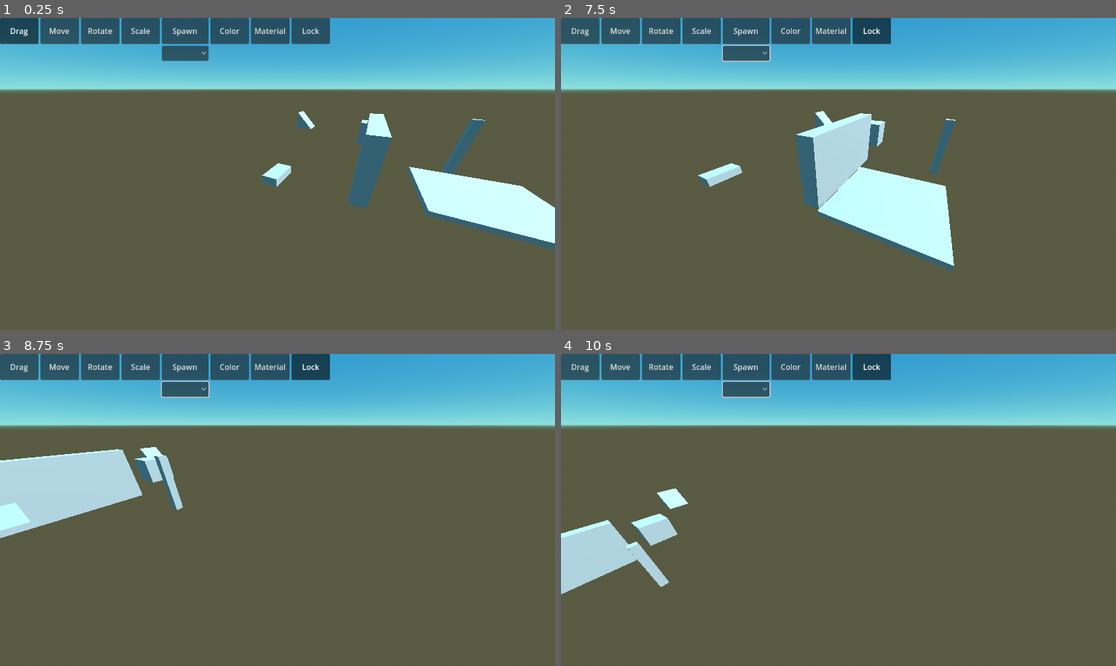
Above: before the commit, frames 1-4 (two rows, left to right).
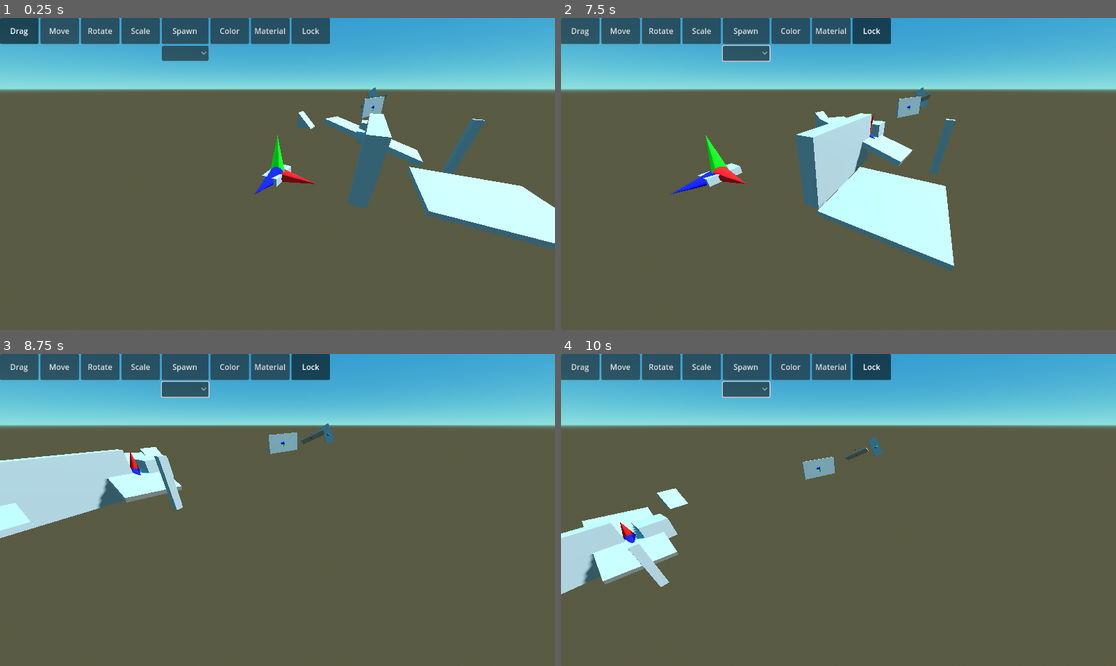
Above: after the commit, the same moments.

Repository: TrainzMarcel/Tartarus-Modelling-Tool
Game: Godot game, scene res://editor/main.tscn
Same seed, same stepped clock (60 frames per second), same inputs: the game is played once before the commit and once after it.
Inputs (mouse positions are in pixels of both pictures, inside the frame that each line leads up to):
- Up to frame 1 (0.25 s): no input
- Up to frame 2 (7.5 s): click "Drag" at 0.5 s; click "Move" at 1.25 s; click "Rotate" at 2 s; click "Scale" at 2.75 s; click "Spawn" at 3.5 s; click "Color" at 4.25 s; click "Material" at 5 s; click "Lock" at 5.75 s; click (744, 52) at 6.5 s; tap Enter at 7.25 s; move the mouse to (960, 158) at 7.27 s; hold D from 7.28 s (still down); hold Shift from 7.28 s (still down); click (960, 158) at 7.42 s
- Up to frame 3 (8.75 s): release D at 8 s; release Shift at 8 s; drag from (166, 525) to (249, 572) at 8.02 s
- Up to frame 4 (10 s): tap Space at 8.75 s; move the mouse to (894, 441) at 8.77 s; hold D 8.78-9.5 s; hold E 8.78-9.5 s; click (894, 441) at 8.92 s; tap Shift at 9.05 s; drag from (810, 572) to (672, 463) at 9.52 s

The runs differ from the first frame. In frame 1, 1.2% of the frame differs, in the area x 45-77%, y 22-57%; in frame 2, 1.4%; in frame 3, 1.6%; in frame 4, 2.3%, in the area x 3-58%, y 26-74%.

Commit message:
added rotational snapping, debug vector, updated progress doc

Diff:
--- /dev/null
+++ b/editor/debug_and_unit_tests/debug_vector_3d.gd
@@ -0,0 +1,52 @@
+@tool
+extends MeshInstance3D
+class_name DebugVector3D
+
+@export var color : Color = Color(1.0, 1.0, 1.0) :
+	set(value):
+		color = value
+		mesh.surface_get_material(0).albedo_color = value
+
+@export var origin_position : Vector3 = Vector3.ZERO:
+	set(value):
+		if !is_inside_tree():
+			return
+		origin_position = value
+		global_position = origin_position + input_vector * 0.5
+
+@export var input_vector : Vector3 = Vector3.FORWARD :
+	set(value):
+		if !is_inside_tree():
+			return
+
+		input_vector = value
+		global_position = origin_position + input_vector * 0.5
+		scale = Vector3.ONE
+		scale.y = input_vector.length()
+	#first rotate y to face input vector
+		var y_rotation : float = atan2(-input_vector.x, -input_vector.z)
+	#then x to rotate up or down toward input vector
+		var rotation_vector : Vector3 = input_vector
+		rotation_vector.y = 0
+	#i am doing the same thing above as with atan, except
+	#im providing up and forward vectors that are rotated by the y axis
+		var x_rotation : float
+		x_rotation = -atan2(rotation_vector.normalized().dot(input_vector.normalized()), Vector3.UP.dot(input_vector.normalized()))
+		rotation.x = x_rotation
+		rotation.y = y_rotation
+	#if i dont set this it flips to 180 and back every execution
+		rotation.z = 0
+
+
+func _init():
+	var cyl : CylinderMesh = CylinderMesh.new()
+	cyl.top_radius = 0
+	cyl.height = 1
+	cyl.radial_segments = 16
+	cyl.rings = 1
+	cyl.cap_top = false
+	cyl.bottom_radius = 0.2
+	var mat : StandardMaterial3D = StandardMaterial3D.new()
+	mat.transparency = mat.TRANSPARENCY_ALPHA
+	cyl.material = mat
+	mesh = cyl
--- a/editor/main.gd
+++ b/editor/main.gd
@@ -33,6 +33,7 @@
 	lock
 }
 
+#will probably remove this
 enum DragState {
 	unselected_part_clicked_shift_unheld,
 	selected_part_clicked_shift_unheld,
@@ -47,6 +48,8 @@
 var ray_result : Dictionary
 
 var dragged_part : Part
+var initial_rotation : Transform3D
+
 var mouse_button_held : bool = false
 var selected_parts : Array[Part] = []
 var drag_offset : Array[Vector3] = []
@@ -100,12 +103,19 @@
 		part_hover_selection_box(hovered_part)
 
 
-#set dragged_part
+#set dragged_part, recalculate all drag_offset vectors on new click
 	if event is InputEventMouseButton:
 		if event.button_index == MOUSE_BUTTON_LEFT:
 			if event.pressed:
 				if safety_check(hovered_part):
 					dragged_part = hovered_part
+					var initial_rotation = hovered_part.transform
+					var i : int = 0
+					drag_offset.clear()
+					while i < selected_parts.size():
+						drag_offset.append(selected_parts[i].global_position - ray_result.position)
+						i = i + 1
+
 				mouse_button_held = true
 			else:
 				dragged_part = null
@@ -143,7 +153,6 @@
 							clear_all_selection_boxes()
 							part_instance_selection_box(hovered_part)
 #-------------------------------------------------------------------------------
-
 		#no parts hovered
 				else:
 				#shift is unheld
@@ -170,14 +179,24 @@
 
 	"TODO"#implement dragging here once selecting works properly
 	"TODO"#maybe clean this up
+	#dragging happens here
 	if event is InputEventMouseMotion:
 		if mouse_button_held and safety_check(dragged_part) and not ray_result.is_empty():
 			var i : int = 0
 			while i < selected_parts.size():
 				selected_parts[i].global_position = ray_result.position + drag_offset[i]
 				selection_box_array[i].global_transform = selected_parts[i].global_transform
+
 				i = i + 1
 
+			#dragged_part.rotation = snap_rotation() * dragged_part.rotation
+			if safety_check(hovered_part):
+				if not part_rectilinear_alignment_check(dragged_part, hovered_part):
+					print("parts are NOT ALIGNED")
+					dragged_part.global_transform.basis = snap_rotation(dragged_part, ray_result)
+				else:
+					"DEBUG"
+					print("parts are ALIGNED")
 
 
 #set selected state and is_drag_tool
@@ -265,6 +284,130 @@
 			return ray_result.collider
 	return null
 
+#d_part stands for dragged_part
+func snap_rotation(d_part : Part, ray_result : Dictionary):
+
+#find closest matching basis vector of dragged_part to normal vector using absolute dot product
+#(the result farthest from 0)
+	var b_array : Array[Vector3] = [d_part.global_transform.basis.x,
+		d_part.global_transform.basis.y, d_part.global_transform.basis.z]
+	var i : int = 0
+	var closest_vector : Vector3
+	var highest_dot : float = 0
+	while i < b_array.size():
+		#remember, 1 = parallel vectors, 0 = perpendicular, -1 = opposing vectors
+		if abs(b_array[i].dot(ray_result.normal)) > highest_dot:
+			highest_dot = b_array[i].dot(ray_result.normal)
+			closest_vector = b_array[i]
+		i = i + 1
+
+	if highest_dot == 0:
+		return d_part.global_transform.basis
+
+#use angle_to between these two vectors as amount to rotate
+#cross product as axis to rotate around
+
+	var rotated_basis : Basis = d_part.basis
+	var dot_1 = closest_vector.dot(ray_result.normal)
+
+	#if vectors are opposed, flip closest_vector
+	var angle = (closest_vector * sign(dot_1)).angle_to(ray_result.normal)
+	var cr_p : Vector3 = (closest_vector * sign(dot_1)).cross(ray_result.normal)
+
+	#if cross product returns empty vector, return unmodified basis
+	if cr_p.length() == 0:
+		return d_part.basis
+
+	rotated_basis = d_part.basis.rotated(cr_p.normalized(), angle).orthonormalized()
+
+
+#find basis vector on canvas part which is not equal to normal or inverted normal
+#use x vector, else use y vector
+	var vec_1 : Vector3
+		#remember, 1 = parallel vectors, 0 = perpendicular, -1 = opposing vectors
+		#the closer to 0 the better in this case
+	if abs(ray_result.collider.basis.x.dot(ray_result.normal)) < abs(ray_result.collider.basis.y.dot(ray_result.normal)):
+		#canvas.basis.x is closer to 0
+		vec_1 = ray_result.collider.basis.x
+	else:
+		#canvas.basis.y is closer to 0
+		vec_1 = ray_result.collider.basis.y
+
+
+	#iterate over all 3 vectors and again find closest absolute dot product
+	#find signed angle between that and the closest vector and rotate accordingly
+	b_array = [rotated_basis.x, rotated_basis.y, rotated_basis.z]
+	var closest_vec : Vector3
+	highest_dot = 0
+	i = 0
+	while i < b_array.size():
+		if abs(vec_1.dot(b_array[i])) > abs(highest_dot):
+			highest_dot = vec_1.dot(b_array[i])
+			closest_vec = b_array[i]
+		i = i + 1
+
+	angle = (closest_vec * sign(highest_dot)).angle_to(vec_1)
+	cr_p = (closest_vec * sign(highest_dot)).cross(vec_1)
+
+	if cr_p.length() == 0:
+		return d_part.basis
+
+	rotated_basis = rotated_basis.rotated(cr_p.normalized(), angle).orthonormalized()
+
+	#the part should now hopefully be aligned and ready for linearly translating
+	#attempt exact alignment (assigning basis vectors of collider to d_part)
+	#and return
+	#return part_exact_alignment(rotated_basis, ray_result.collider.basis)
+	return rotated_basis
+
+func part_rectilinear_alignment_check(p1 : Part, p2 : Part):
+	var i : int = 0
+	var b_array_1 : Array[Vector3] = [p1.global_transform.basis.x,
+	p1.global_transform.basis.y, p1.global_transform.basis.z]
+	var b_array_2 : Array[Vector3] = [p2.global_transform.basis.x,
+	p2.global_transform.basis.y]
+	var is_aligned_1 : bool = false
+	var is_aligned_2 : bool = false
+
+	#at least one of 3 vectors should evaluate to (almost) 1
+	while i < b_array_1.size():
+		#this is as precise as 32bit floats can do
+		if abs(b_array_1[i].dot(b_array_2[0])) > 0.999999:
+			is_aligned_1 = true
+			break
+		i = i + 1
+
+	i = 0
+	while i < b_array_1.size():
+		if abs(b_array_1[i].dot(b_array_2[1])) > 0.999999:
+			is_aligned_2 = true
+			break
+		i = i + 1
+	return is_aligned_1 and is_aligned_2
+
+#p1: part to be affected, p2: part to align to
+func part_exact_alignment(p1 : Basis, p2 : Basis):
+	var i : int = 0
+	var j : int = 0
+	var b_array_1 : Array[Vector3] = [p1.x, p1.y, p1.z]
+	var b_array_2 : Array[Vector3] = [p2.x, p2.y, p2.z]
+
+	#at least one of 3 vectors should evaluate to 1
+	while i < b_array_1.size():
+		while j < b_array_2.size():
+			var dot : float = b_array_1[i].dot(b_array_2[j])
+			if abs(dot) > 0.95:
+				b_array_1[i] = b_array_2[j] * sign(dot)
+			j = j + 1
+		j = 0
+		i = i + 1
+
+	#assign to p1
+	p1.x = b_array_1[0]
+	p1.y = b_array_1[1]
+	p1.z = b_array_1[2]
+	return p1
+
 "TODO"#unit test somehow?
 func part_hover_selection_box(part : Part):
 	if is_hovering_allowed and safety_check(part):
@@ -274,24 +417,24 @@
 	else:
 		hover_selection_box.visible = false
 
-
-func toggle_visibility_selection_box(part : Part, make_visible : bool):
-	if not safety_check(part):
-		return
-
-	if make_visible:
-		for i in selection_box_array:
-			if safety_check(i):
-				if i.assigned_node == part:
-					i.visible = false
-					break
-	else:
-		for i in selection_box_array:
-			if safety_check(i):
-				if i.assigned_node == part:
-					i.visible = true
-					break
-		hover_selection_box.visible = false
+#might remove this
+#func toggle_visibility_selection_box(part : Part, make_visible : bool):
+#	if not safety_check(part):
+#		return
+#
+#	if make_visible:
+#		for i in selection_box_array:
+#			if safety_check(i):
+#				if i.assigned_node == part:
+#					i.visible = false
+#					break
+#	else:
+#		for i in selection_box_array:
+#			if safety_check(i):
+#				if i.assigned_node == part:
+#					i.visible = true
+#					break
+#		hover_selection_box.visible = false
 
 #instance and fit selection box to a part as child of part container and add it to the array
 func part_instance_selection_box(assigned_part : Part):
@@ -309,11 +452,13 @@
 	for i in selection_box_array:
 		if safety_check(i):
 			i.queue_free()
+	selection_box_array.clear()
 
 #delete selection box whos assigned_node matches the parameter
 func delete_selection_box(assigned_part : Node3D):
 	for i in selection_box_array:
 		if safety_check(i):
 			if i.assigned_node == assigned_part:
+				selection_box_array.erase(i)
 				i.queue_free()
 				return
--- a/editor/main.tscn
+++ b/editor/main.tscn
@@ -1,8 +1,9 @@
-[gd_scene load_steps=13 format=3 uid="uid://hul5x10ptumj"]
+[gd_scene load_steps=44 format=3 uid="uid://hul5x10ptumj"]
 
 [ext_resource type="Script" path="res://editor/main.gd" id="1_4xdr8"]
 [ext_resource type="PackedScene" uid="uid://c01nu37bjhxsi" path="res://editor/camera/free_look_camera.tscn" id="2_n3tr4"]
 [ext_resource type="Script" path="res://editor/part.gd" id="3_yo0xd"]
+[ext_resource type="Script" path="res://editor/debug_and_unit_tests/debug_vector_3d.gd" id="4_fq3r4"]
 [ext_resource type="Material" uid="uid://dg0pq3t4uvees" path="res://editor/selection_box/highlight_mat.res" id="4_sa2se"]
 [ext_resource type="Script" path="res://editor/selection_box/selection_box.gd" id="5_byqpd"]
 
@@ -32,7 +33,202 @@
 [sub_resource type="PrismMesh" id="PrismMesh_du6vf"]
 left_to_right = 0.0
 
-[sub_resource type="ImmediateMesh" id="ImmediateMesh_dplb7"]
+[sub_resource type="StandardMaterial3D" id="StandardMaterial3D_8r3x3"]
+transparency = 1
+albedo_color = Color(1, 0, 0, 1)
+
+[sub_resource type="CylinderMesh" id="CylinderMesh_7f6r6"]
+material = SubResource("StandardMaterial3D_8r3x3")
+top_radius = 0.0
+bottom_radius = 0.2
+height = 1.0
+radial_segments = 16
+rings = 1
+cap_top = false
+
+[sub_resource type="StandardMaterial3D" id="StandardMaterial3D_kuiue"]
+transparency = 1
+albedo_color = Color(0, 1, 0, 1)
+
+[sub_resource type="CylinderMesh" id="CylinderMesh_ml1v2"]
+material = SubResource("StandardMaterial3D_kuiue")
+top_radius = 0.0
+bottom_radius = 0.2
+height = 1.0
+radial_segments = 16
+rings = 1
+cap_top = false
+
+[sub_resource type="StandardMaterial3D" id="StandardMaterial3D_du5om"]
+transparency = 1
+albedo_color = Color(0, 0, 1, 1)
+
+[sub_resource type="CylinderMesh" id="CylinderMesh_itwep"]
+material = SubResource("StandardMaterial3D_du5om")
+top_radius = 0.0
+bottom_radius = 0.2
+height = 1.0
+radial_segments = 16
+rings = 1
+cap_top = false
+
+[sub_resource type="StandardMaterial3D" id="StandardMaterial3D_kfui3"]
+transparency = 1
+albedo_color = Color(1, 0, 0, 1)
+
+[sub_resource type="CylinderMesh" id="CylinderMesh_ij4wg"]
+material = SubResource("StandardMaterial3D_kfui3")
+top_radius = 0.0
+bottom_radius = 0.2
+height = 1.0
+radial_segments = 16
+rings = 1
+cap_top = false
+
+[sub_resource type="StandardMaterial3D" id="StandardMaterial3D_48s0d"]
+transparency = 1
+albedo_color = Color(0, 1, 0, 1)
+
+[sub_resource type="CylinderMesh" id="CylinderMesh_0lgcg"]
+material = SubResource("StandardMaterial3D_48s0d")
+top_radius = 0.0
+bottom_radius = 0.2
+height = 1.0
+radial_segments = 16
+rings = 1
+cap_top = false
+
+[sub_resource type="StandardMaterial3D" id="StandardMaterial3D_qd8nw"]
+transparency = 1
+albedo_color = Color(0, 0, 1, 1)
+
+[sub_resource type="CylinderMesh" id="CylinderMesh_j157w"]
+material = SubResource("StandardMaterial3D_qd8nw")
+top_radius = 0.0
+bottom_radius = 0.2
+height = 1.0
+radial_segments = 16
+rings = 1
+cap_top = false
+
+[sub_resource type="StandardMaterial3D" id="StandardMaterial3D_u4rar"]
+transparency = 1
+albedo_color = Color(1, 0, 0, 1)
+
+[sub_resource type="CylinderMesh" id="CylinderMesh_b38of"]
+material = SubResource("StandardMaterial3D_u4rar")
+top_radius = 0.0
+bottom_radius = 0.2
+height = 1.0
+radial_segments = 16
+rings = 1
+cap_top = false
+
+[sub_resource type="StandardMaterial3D" id="StandardMaterial3D_tbkda"]
+transparency = 1
+albedo_color = Color(0, 1, 0, 1)
+
+[sub_resource type="CylinderMesh" id="CylinderMesh_nmrnm"]
+material = SubResource("StandardMaterial3D_tbkda")
+top_radius = 0.0
+bottom_radius = 0.2
+height = 1.0
+radial_segments = 16
+rings = 1
+cap_top = false
+
+[sub_resource type="StandardMaterial3D" id="StandardMaterial3D_33xau"]
+transparency = 1
+albedo_color = Color(0, 0, 1, 1)
+
+[sub_resource type="CylinderMesh" id="CylinderMesh_a8emb"]
+material = SubResource("StandardMaterial3D_33xau")
+top_radius = 0.0
+bottom_radius = 0.2
+height = 1.0
+radial_segments = 16
+rings = 1
+cap_top = false
+
+[sub_resource type="StandardMaterial3D" id="StandardMaterial3D_bckdj"]
+transparency = 1
+albedo_color = Color(1, 0, 0, 1)
+
+[sub_resource type="CylinderMesh" id="CylinderMesh_sip77"]
+material = SubResource("StandardMaterial3D_bckdj")
+top_radius = 0.0
+bottom_radius = 0.2
+height = 1.0
+radial_segments = 16
+rings = 1
+cap_top = false
+
+[sub_resource type="StandardMaterial3D" id="StandardMaterial3D_enxb5"]
+transparency = 1
+albedo_color = Color(0, 1, 0, 1)
+
+[sub_resource type="CylinderMesh" id="CylinderMesh_oc0ud"]
+material = SubResource("StandardMaterial3D_enxb5")
+top_radius = 0.0
+bottom_radius = 0.2
+height = 1.0
+radial_segments = 16
+rings = 1
+cap_top = false
+
+[sub_resource type="StandardMaterial3D" id="StandardMaterial3D_vckas"]
+transparency = 1
+albedo_color = Color(0, 0, 1, 1)
+
+[sub_resource type="CylinderMesh" id="CylinderMesh_er8rl"]
+material = SubResource("StandardMaterial3D_vckas")
+top_radius = 0.0
+bottom_radius = 0.2
+height = 1.0
+radial_segments = 16
+rings = 1
+cap_top = false
+
+[sub_resource type="StandardMaterial3D" id="StandardMaterial3D_puc8c"]
+transparency = 1
+albedo_color = Color(1, 0, 0, 1)
+
+[sub_resource type="CylinderMesh" id="CylinderMesh_g02c7"]
+material = SubResource("StandardMaterial3D_puc8c")
+top_radius = 0.0
+bottom_radius = 0.2
+height = 1.0
+radial_segments = 16
+rings = 1
+cap_top = false
+
+[sub_resource type="StandardMaterial3D" id="StandardMaterial3D_0gmgp"]
+transparency = 1
+albedo_color = Color(0, 1, 0, 1)
+
+[sub_resource type="CylinderMesh" id="CylinderMesh_ro4lc"]
+material = SubResource("StandardMaterial3D_0gmgp")
+top_radius = 0.0
+bottom_radius = 0.2
+height = 1.0
+radial_segments = 16
+rings = 1
+cap_top = false
+
+[sub_resource type="StandardMaterial3D" id="StandardMaterial3D_85aal"]
+transparency = 1
+albedo_color = Color(0, 0, 1, 1)
+
+[sub_resource type="CylinderMesh" id="CylinderMesh_gbyeq"]
+material = SubResource("StandardMaterial3D_85aal")
+top_radius = 0.0
+bottom_radius = 0.2
+height = 1.0
+radial_segments = 16
+rings = 1
+cap_top = false
+
+[sub_resource type="ImmediateMesh" id="ImmediateMesh_rtp13"]
 
 [node name="Main" type="Node3D" node_paths=PackedStringArray("b_drag", "b_move", "b_rotate", "b_scale", "b_color", "b_material", "b_lock", "b_spawn", "b_spawn_type", "cam", "workspace", "no_drag_ui", "hover_selection_box")]
 script = ExtResource("1_4xdr8")
@@ -160,10 +356,120 @@
 [node name="Part" type="StaticBody3D" parent="Workspace"]
 script = ExtResource("3_yo0xd")
 
+[node name="DebugVector3D" type="MeshInstance3D" parent="Workspace/Part"]
+transform = Transform3D(-4.37114e-08, 1, 4.37114e-08, 0, -4.37114e-08, 1, 1, 4.37114e-08, 1.91069e-15, 0.5, 0, 0)
+mesh = SubResource("CylinderMesh_7f6r6")
+script = ExtResource("4_fq3r4")
+color = Color(1, 0, 0, 1)
+
+[node name="DebugVector3D2" type="MeshInstance3D" parent="Workspace/Part"]
+transform = Transform3D(-1, 0, 8.74228e-08, 0, 1, 0, -8.74228e-08, 0, -1, 0, 0.5, 0)
+mesh = SubResource("CylinderMesh_ml1v2")
+script = ExtResource("4_fq3r4")
+color = Color(0, 1, 0, 1)
+
+[node name="DebugVector3D3" type="MeshInstance3D" parent="Workspace/Part"]
+transform = Transform3D(-1, -8.74228e-08, -3.82137e-15, 0, -4.37114e-08, 1, -8.74228e-08, 1, 4.37114e-08, 0, 0, 0.5)
+mesh = SubResource("CylinderMesh_itwep")
+script = ExtResource("4_fq3r4")
+color = Color(0, 0, 1, 1)
+
 [node name="Part2" type="StaticBody3D" parent="Workspace"]
 transform = Transform3D(1, 0, 0, 0, 1, 0, 0, 0, 1, 2, 0, -3)
 script = ExtResource("3_yo0xd")
 part_scale = Vector3(0.5, 2, 4)
+
+[node name="Part6" type="StaticBody3D" parent="Workspace"]
+transform = Transform3D(0.289632, -0.105418, 0.951315, 0.956495, 0.0683042, -0.28364, -0.035078, 0.992079, 0.120615, 2, 0, -5.17892)
+script = ExtResource("3_yo0xd")
+part_scale = Vector3(0.2, 2, 4)
+
+[node name="DebugVector3D" type="MeshInstance3D" parent="Workspace/Part6"]
+transform = Transform3D(-4.37114e-08, 1, 4.37114e-08, 0, -4.37114e-08, 1, 1, 4.37114e-08, 1.91069e-15, 0.5, 0, 0)
+mesh = SubResource("CylinderMesh_ij4wg")
+script = ExtResource("4_fq3r4")
+color = Color(1, 0, 0, 1)
+
+[node name="DebugVector3D2" type="MeshInstance3D" parent="Workspace/Part6"]
+transform = Transform3D(-1, 0, 8.74228e-08, 0, 1, 0, -8.74228e-08, 0, -1, 0, 0.5, 0)
+mesh = SubResource("CylinderMesh_0lgcg")
+script = ExtResource("4_fq3r4")
+color = Color(0, 1, 0, 1)
+
+[node name="DebugVector3D3" type="MeshInstance3D" parent="Workspace/Part6"]
+transform = Transform3D(-1, -8.74228e-08, -3.82137e-15, 0, -4.37114e-08, 1, -8.74228e-08, 1, 4.37114e-08, 0, 0, 0.5)
+mesh = SubResource("CylinderMesh_j157w")
+script = ExtResource("4_fq3r4")
+color = Color(0, 0, 1, 1)
+
+[node name="Part7" type="StaticBody3D" parent="Workspace"]
+transform = Transform3D(-0.86806, 0.0749373, -0.490771, -0.0591565, -0.997113, -0.0476183, -0.492923, -0.0123033, 0.869986, 2, 0, -20.2775)
+script = ExtResource("3_yo0xd")
+part_scale = Vector3(0.2, 2, 4)
+
+[node name="DebugVector3D" type="MeshInstance3D" parent="Workspace/Part7"]
+transform = Transform3D(-4.37114e-08, 1, 4.37114e-08, 0, -4.37114e-08, 1, 1, 4.37114e-08, 1.91069e-15, 0.5, 0, 0)
+mesh = SubResource("CylinderMesh_b38of")
+script = ExtResource("4_fq3r4")
+color = Color(1, 0, 0, 1)
+
+[node name="DebugVector3D2" type="MeshInstance3D" parent="Workspace/Part7"]
+transform = Transform3D(-1, 0, 8.74228e-08, 0, 1, 0, -8.74228e-08, 0, -1, 0, 0.5, 0)
+mesh = SubResource("CylinderMesh_nmrnm")
+script = ExtResource("4_fq3r4")
+color = Color(0, 1, 0, 1)
+
+[node name="DebugVector3D3" type="MeshInstance3D" parent="Workspace/Part7"]
+transform = Transform3D(-1, -8.74228e-08, -3.82137e-15, 0, -4.37114e-08, 1, -8.74228e-08, 1, 4.37114e-08, 0, 0, 0.5)
+mesh = SubResource("CylinderMesh_a8emb")
+script = ExtResource("4_fq3r4")
+color = Color(0, 0, 1, 1)
+
+[node name="Part8" type="StaticBody3D" parent="Workspace"]
+transform = Transform3D(-0.477316, -0.0525717, -0.877158, 0.823828, -0.374084, -0.425875, -0.305742, -0.925903, 0.221866, 2, 0, -31.6972)
+script = ExtResource("3_yo0xd")
+part_scale = Vector3(0.2, 2, 4)
+
+[node name="DebugVector3D" type="MeshInstance3D" parent="Workspace/Part8"]
+transform = Transform3D(-4.37114e-08, 1, 4.37114e-08, 0, -4.37114e-08, 1, 1, 4.37114e-08, 1.91069e-15, 0.5, 0, 0)
+mesh = SubResource("CylinderMesh_sip77")
+script = ExtResource("4_fq3r4")
+color = Color(1, 0, 0, 1)
+
+[node name="DebugVector3D2" type="MeshInstance3D" parent="Workspace/Part8"]
+transform = Transform3D(-1, 0, 8.74228e-08, 0, 1, 0, -8.74228e-08, 0, -1, 0, 0.5, 0)
+mesh = SubResource("CylinderMesh_oc0ud")
+script = ExtResource("4_fq3r4")
+color = Color(0, 1, 0, 1)
+
+[node name="DebugVector3D3" type="MeshInstance3D" parent="Workspace/Part8"]
+transform = Transform3D(-1, -8.74228e-08, -3.82137e-15, 0, -4.37114e-08, 1, -8.74228e-08, 1, 4.37114e-08, 0, 0, 0.5)
+mesh = SubResource("CylinderMesh_er8rl")
+script = ExtResource("4_fq3r4")
+color = Color(0, 0, 1, 1)
+
+[node name="Part9" type="StaticBody3D" parent="Workspace"]
+transform = Transform3D(-0.558939, 0.675168, 0.481389, -0.21137, 0.445353, -0.870048, -0.801817, -0.588055, -0.106215, 2, 0, -42.9902)
+script = ExtResource("3_yo0xd")
+part_scale = Vector3(0.2, 2, 4)
+
+[node name="DebugVector3D" type="MeshInstance3D" parent="Workspace/Part9"]
+transform = Transform3D(-4.37114e-08, 1, 4.37114e-08, 0, -4.37114e-08, 1, 1, 4.37114e-08, 1.91069e-15, 0.5, 0, 0)
+mesh = SubResource("CylinderMesh_g02c7")
+script = ExtResource("4_fq3r4")
+color = Color(1, 0, 0, 1)
+
+[node name="DebugVector3D2" type="MeshInstance3D" parent="Workspace/Part9"]
+transform = Transform3D(-1, 0, 8.74228e-08, 0, 1, 0, -8.74228e-08, 0, -1, 0, 0.5, 0)
+mesh = SubResource("CylinderMesh_ro4lc")
+script = ExtResource("4_fq3r4")
+color = Color(0, 1, 0, 1)
+
+[node name="DebugVector3D3" type="MeshInstance3D" parent="Workspace/Part9"]
+transform = Transform3D(-1, -8.74228e-08, -3.82137e-15, 0, -4.37114e-08, 1, -8.74228e-08, 1, 4.37114e-08, 0, 0, 0.5)
+mesh = SubResource("CylinderMesh_gbyeq")
+script = ExtResource("4_fq3r4")
+color = Color(0, 0, 1, 1)
 
 [node name="Part3" type="StaticBody3D" parent="Workspace"]
 transform = Transform3D(1, 0, 0, 0, 1, 0, 0, 0, 1, 4, 0, -1)
Not shown, removed: doc_planning/code_assessment.txt
Not shown, changed: doc_planning/progress_documentation.txt
Not shown: 1 places in editor/main.tscn that only renumber resources
